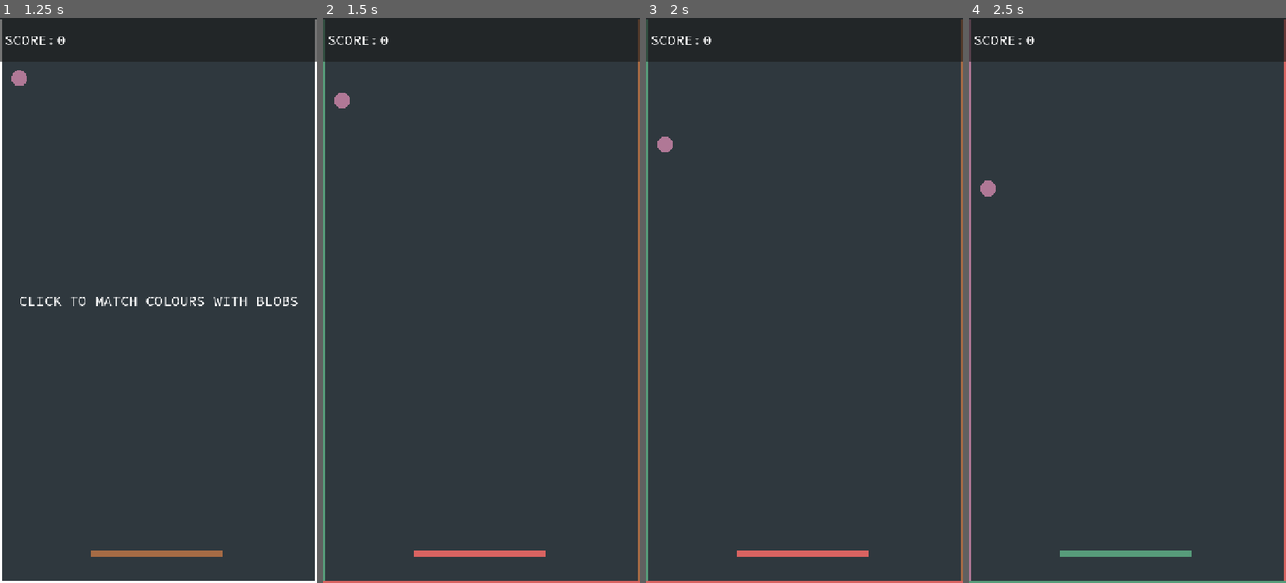
Above: before the commit, frames 1-4 (left to right).
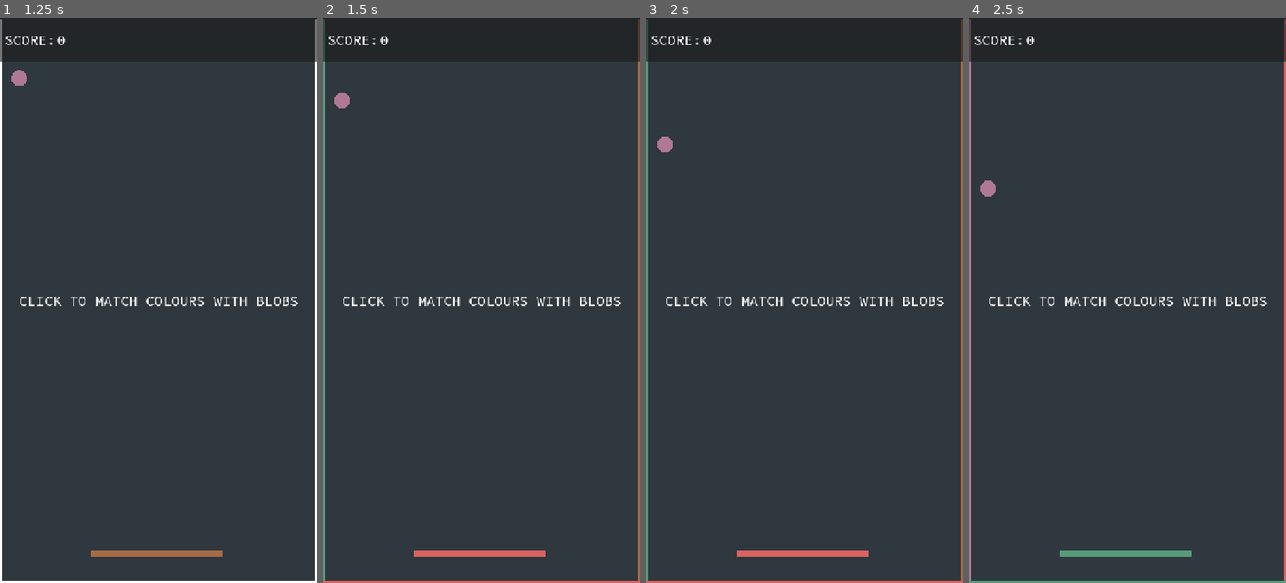
Above: after the commit, the same moments.

Repository: gerep/colour-switcher
Game: Godot game, scene res://scenes/main/main.tscn
Two runs of this game, one before a commit and one after it. Both use one fixed random seed, a clock stepped at 60 frames per second and the inputs below.
Inputs (mouse positions are in pixels of both pictures, inside the frame that each line leads up to):
- Up to frame 1 (1.25 s): click "START" at 0.5 s
- Up to frame 2 (1.5 s): tap Enter at 1.25 s; move the mouse to (551, 272) at 1.27 s; press the mouse at (551, 272) at 1.28 s
- Up to frame 3 (2 s): no input
- Up to frame 4 (2.5 s): tap Enter at 2 s; move the mouse to (1064, 328) at 2.02 s; release the mouse at (1064, 328) at 2.03 s; click (1064, 328) at 2.1 s

Frame 1 is identical in both runs. In frame 2, 0.5% of the frame differs, in the area x 6-94%, y 49-51%; in frame 3, 0.5%; in frame 4, 0.5%.

Commit message:
fix issues with tutorial text and burst 0

Diff:
--- a/scenes/main/hud.gd
+++ b/scenes/main/hud.gd
@@ -29,7 +29,6 @@
 	Signals.burst_ended.connect(_burst_ended)
 	Signals.start_game.connect(_start_game)
 	Signals.game_over.connect(_game_over)
-	Signals.first_click.connect(func(): tutorial_label.visible = false)
 
 	start_button.pressed.connect(func(): Signals.start_game.emit())
 	retry_button.pressed.connect(func(): Signals.start_game.emit())
@@ -48,6 +47,7 @@
 
 func _game_over():
 	score_container.visible = false
+	burst_counter = 0
 	menu_container.visible = false
 	game_over_container.visible = true
 	tutorial_label.visible = false
@@ -60,6 +60,8 @@
 	game_over_container.visible = false
 	score_container.visible = true
 	tutorial_label.visible = true
+	await get_tree().create_timer(2).timeout
+	tutorial_label.visible = false
 
 
 func _burst_started() -> void:
--- a/scenes/player/player.gd
+++ b/scenes/player/player.gd
@@ -1,7 +1,6 @@
 extends StaticBody2D
 
 var current_color: int = 0
-var first_click: bool = true
 var _max_colors: int = 0
 
 @onready var player_sprite: Sprite2D = $PlayerSprite
@@ -16,10 +15,6 @@
 
 func _unhandled_input(event: InputEvent) -> void:
 	if event.is_action_pressed(&"left_button"):
-		if first_click:
-			Signals.first_click.emit()
-			first_click = false
-
 		left_click.play()
 		current_color = wrapi(current_color + 1, 0, _max_colors)
 	elif event.is_action_pressed(&"right_button"):
--- a/scripts/signals.gd
+++ b/scripts/signals.gd
@@ -10,4 +10,3 @@
 signal bottom_bar_color_changed(color_index: int)
 signal start_game
 signal game_over
-signal first_click
